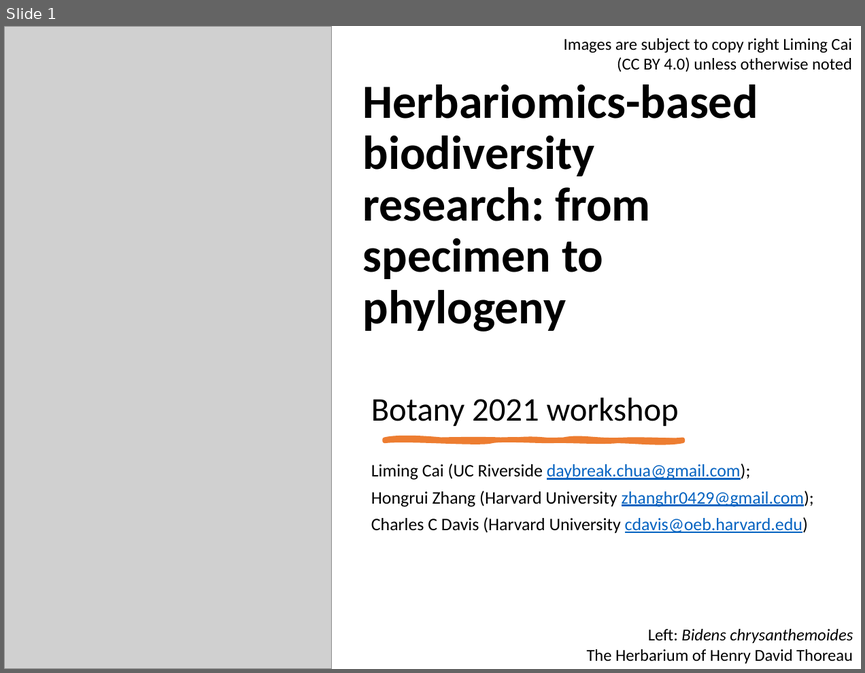
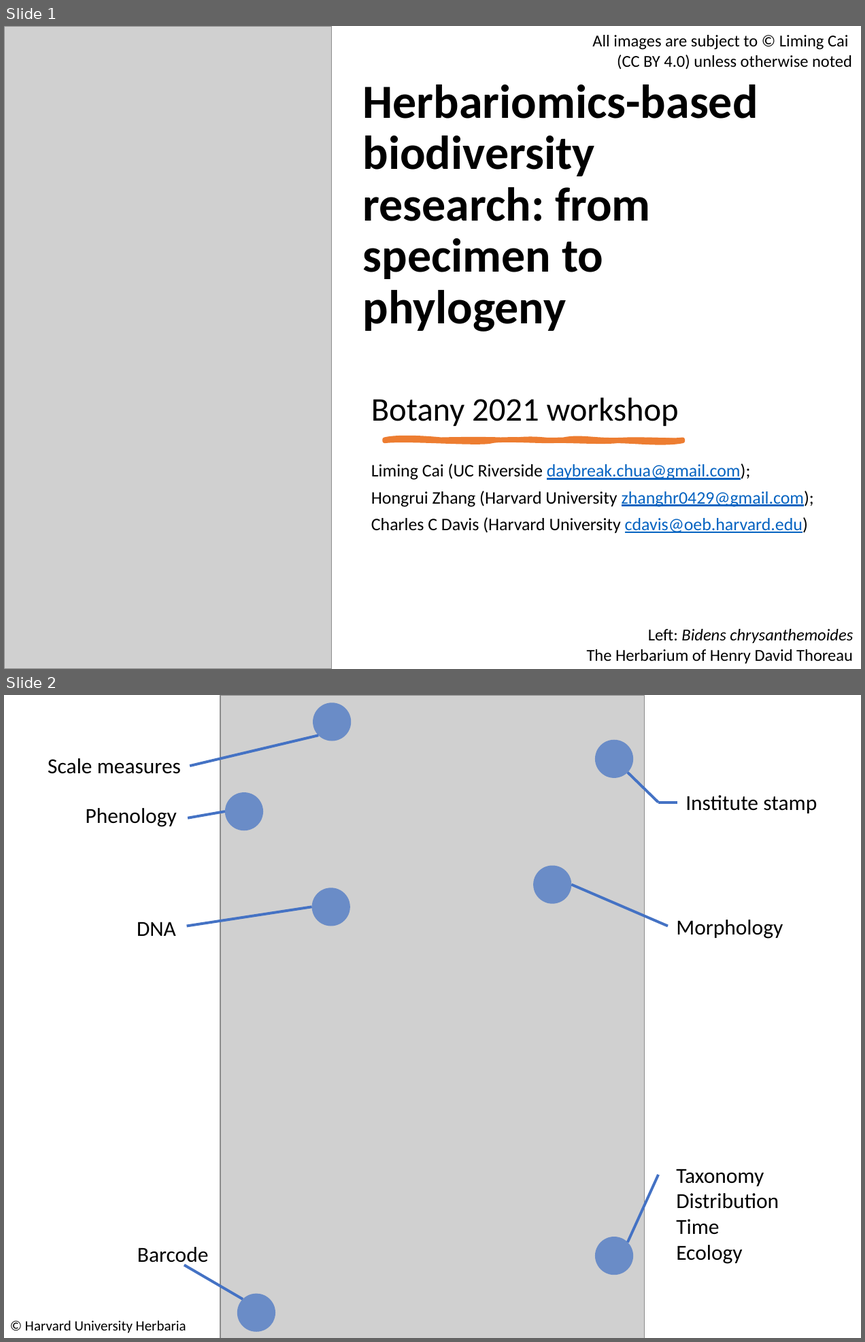
Before and after one commit to lmcai/PhyloHerb, a slide deck: botany2021_tutorial/PhyloHerb_botany2021.pptx. Shown one above the other, each under a label of ours: slide 1 before the commit, slides 1 and 2 after it. The pictures are 865x673 and 865x1342 pixels, drawn with LibreOffice and Linux fonts; fonts in the diff are those of the drawing; grey boxes stand for pictures. Boxes give left, top, right and bottom in pixels: in the first picture for what was removed or moved away, otherwise in the second. Text is boxed around its words. In the diff, an @@ line names an element or a change of style, - is before the commit and + after.

```diff
--- a/botany2021_tutorial/PhyloHerb_botany2021.pptx
+++ b/botany2021_tutorial/PhyloHerb_botany2021.pptx
@@ slide 2 added at <box>4,695,861,1338</box>, background #FFFFFF @@
@@ picture added at <box>220,696,644,1338</box> @@
@@ ellipse added at <box>313,702,351,741</box>, fill #4472C4 at 72% opacity @@
@@ line added from (318, 735) to (190, 766), #4472C4 2.25 pt @@
@@ text added at <box>48,758,181,774</box>, 18 pt, text #000000 @@
+Scale measures
@@ ellipse added at <box>225,793,264,831</box>, fill #4472C4 at 72% opacity @@
@@ group added at <box>595,740,817,813</box>: 2 lines, 1 ellipse, 1 text @@
+Institute stamp
@@ text added at <box>86,808,177,827</box>, 18 pt, text #000000 @@
+Phenology
@@ line added from (225, 811) to (188, 817), #4472C4 2.25 pt @@
@@ ellipse added at <box>534,866,572,904</box>, fill #4472C4 at 72% opacity @@
@@ ellipse added at <box>311,888,350,926</box>, fill #4472C4 at 72% opacity @@
@@ line added from (668, 926) to (571, 884), #4472C4 2.25 pt @@
@@ line added from (311, 906) to (186, 926), #4472C4 2.25 pt @@
@@ text added at <box>137,921,176,936</box>, 18 pt, text #000000 @@
+DNA
@@ text added at <box>676,919,783,938</box>, 18 pt, text #000000 @@
+Morphology
@@ line added from (659, 1174) to (628, 1242), #4472C4 2.25 pt @@
@@ text added at <box>676,1168,779,1263</box>, 18 pt, text #000000 @@
+Taxonomy
+Distribution
+Time
+Ecology
@@ ellipse added at <box>595,1236,634,1275</box>, fill #4472C4 at 72% opacity @@
@@ text added at <box>137,1246,209,1266</box>, 18 pt, text #000000 @@
+Barcode
@@ line added from (243, 1299) to (184, 1265), #4472C4 2.25 pt @@
@@ ellipse added at <box>237,1293,275,1331</box>, fill #4472C4 at 72% opacity @@
@@ text added at <box>25,1320,186,1333</box>, 12 pt, text #000000 @@
+© Harvard University Herbaria
@@ slide 1 changed as well @@
@@ text at <box>592,35,852,70</box>: text changed @@
-Images are subject to copy right Liming Cai (CC BY 4.0) unless otherwise noted
+All images are subject to © Liming Cai
+(CC BY 4.0) unless otherwise noted
```
Also in this commit, not shown: 2 other slides changed, 7 other slides added, 3 slides removed.
